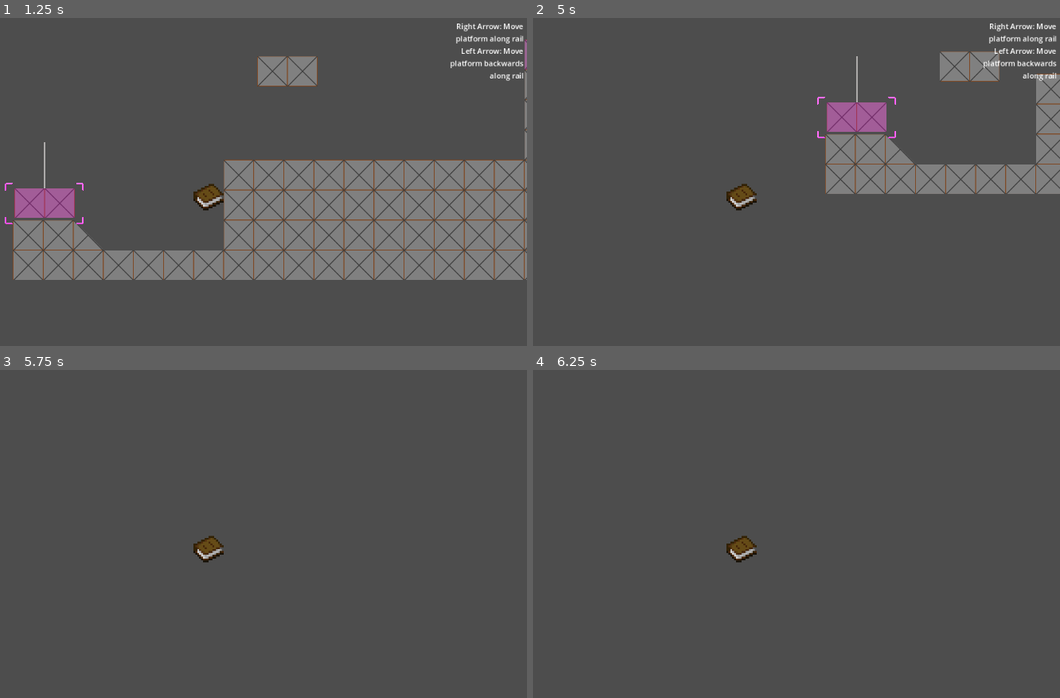
Above: before the commit, frames 1-4 (two rows, left to right).
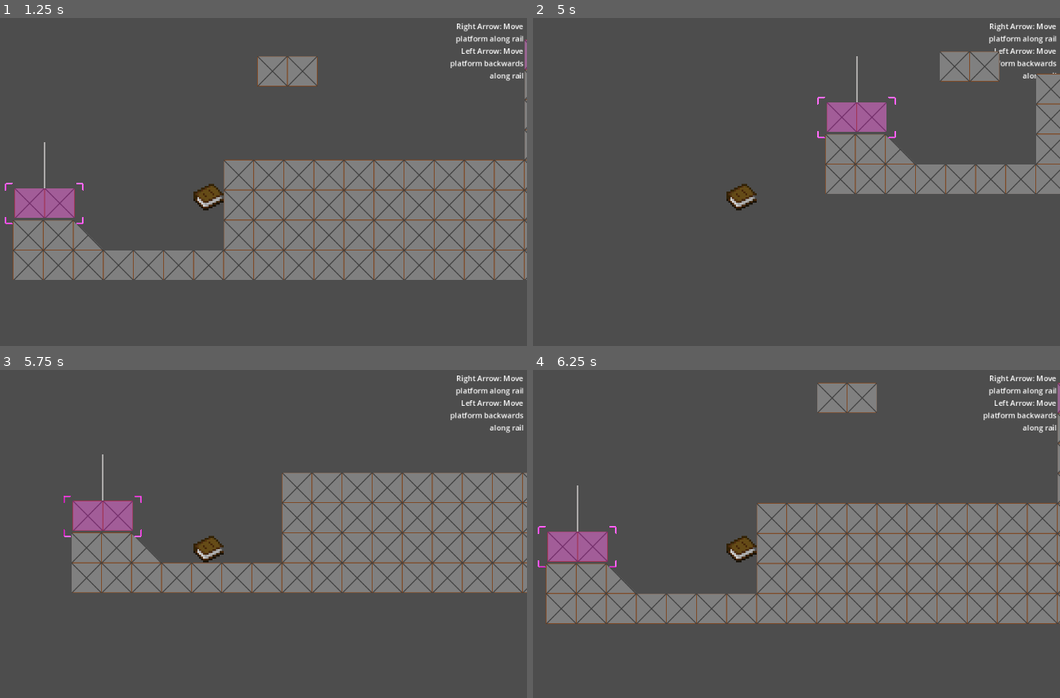
Above: after the commit, the same moments.

Repository: Arti-Dev/LucidNightmaresDemo
Game: Godot game, scene res://scenes/level.tscn
The game is run twice, just before and just after one commit, with the same random seed, the same clock (stepped at 60 frames per second) and the same inputs.
Inputs:
- Up to frame 1 (1.25 s): tap Enter at 0.5 s; hold D (PlayerRight) from 0.53 s (still down); tap Q (Q) at 0.6 s; tap Space (PlayerJump) at 0.77 s
- Up to frame 2 (5 s): tap Tab (Tab) at 1.35, 2.85, 4.35 s; tap Space (PlayerJump) at 1.52, 3.02, 3.77, 4.52 s; release D (PlayerRight) at 2.03 s; hold A (PlayerLeft) 2.03-4.28 s; tap Q (Q) at 2.1, 3.6 s; hold D (PlayerRight) from 4.28 s (still down)
- Up to frame 3 (5.75 s): keep holding D (PlayerRight); tap Q (Q) at 5.1 s
- Up to frame 4 (6.25 s): keep holding D (PlayerRight); tap Tab (Tab) at 5.85 s; tap Space (PlayerJump) at 6.02 s

Frame 1 is identical in both runs. In frame 2, less than 0.1% of the frame differs, in the area x 85-100%, y 10-20%; in frame 3, 22%; in frame 4, 27%, in the area x 0-100%, y 1-78%.

Commit message:
Update level with deathzone
and configure free tiles to properly respawn

Diff:
--- a/scenes/level.tscn
+++ b/scenes/level.tscn
@@ -6,6 +6,7 @@
 [ext_resource type="PackedScene" uid="uid://xhbyfkdwudvy" path="res://scenes/tween_moving_platform.tscn" id="5_4mhca"]
 [ext_resource type="PackedScene" uid="uid://buc8o5r408v7d" path="res://scenes/telekinetic_path_platform.tscn" id="6_tvw0b"]
 [ext_resource type="PackedScene" uid="uid://dhj35qgxqpkna" path="res://scenes/path_moving_platform.tscn" id="6_u6i5u"]
+[ext_resource type="PackedScene" uid="uid://b64xx7bsicuwl" path="res://scenes/deathzone.tscn" id="7_a1qtt"]
 
 [sub_resource type="TileSetAtlasSource" id="TileSetAtlasSource_87rnx"]
 resource_name = "testing"
@@ -66,7 +67,13 @@
 }
 point_count = 2
 
+[sub_resource type="RectangleShape2D" id="RectangleShape2D_a10bm"]
+size = Vector2(8166, 65.5)
+
 [node name="Level" type="Node2D"]
+
+[node name="Player" parent="." instance=ExtResource("1_x2e8k")]
+position = Vector2(207, 478)
 
 [node name="TileMapLayer" type="TileMapLayer" parent="."]
 position = Vector2(0, 1)
@@ -104,5 +111,9 @@
 curve = SubResource("Curve2D_fvt1w")
 speed = 200
 
-[node name="Player" parent="." instance=ExtResource("1_x2e8k")]
-position = Vector2(207, 478)
+[node name="Deathzone" parent="." instance=ExtResource("7_a1qtt")]
+position = Vector2(748, 794)
+
+[node name="CollisionShape2D" type="CollisionShape2D" parent="Deathzone"]
+position = Vector2(1375, 399)
+shape = SubResource("RectangleShape2D_a10bm")
--- a/scripts/free_tile.gd
+++ b/scripts/free_tile.gd
@@ -13,6 +13,7 @@
 
 # Called when the node enters the scene tree for the first time.
 func _ready() -> void:
+	teleController.respawnLocation = global_position
 	teleController.addControl("Left Arrow", "Move tile left")
 	teleController.addControl("Right Arrow", "Move tile right")
 	teleController.addControl("Down Arrow", "Move tile down")
Not shown: 1 places in scenes/level.tscn that only renumber resources
